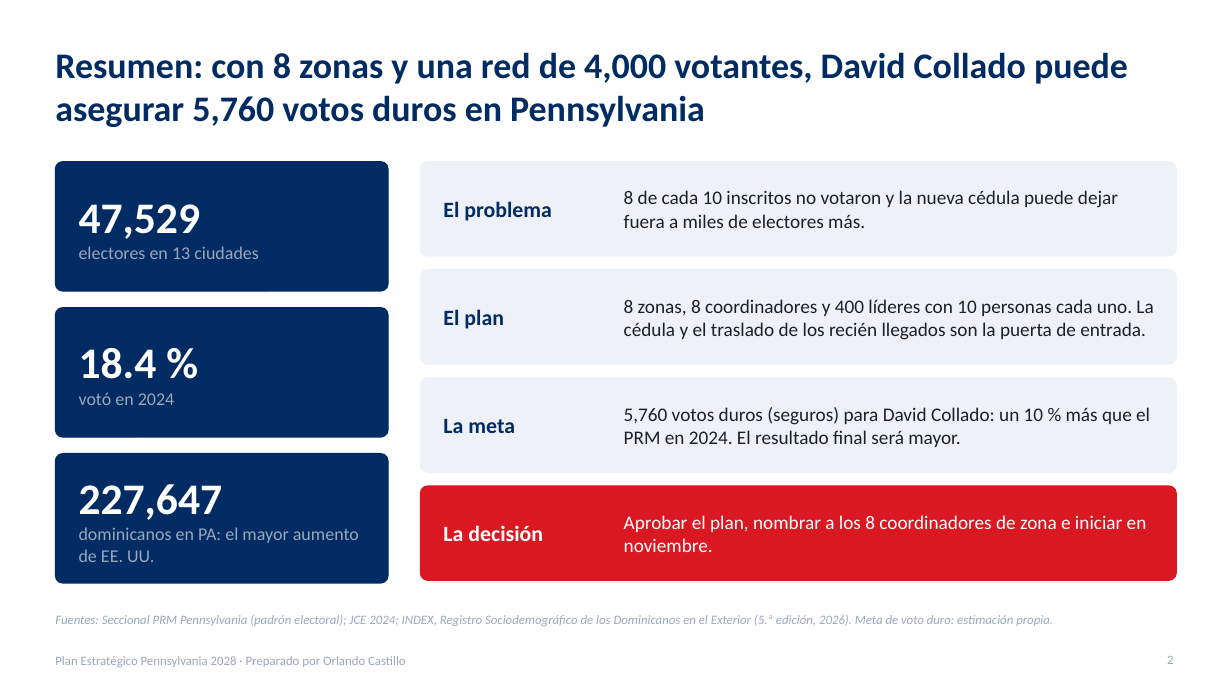
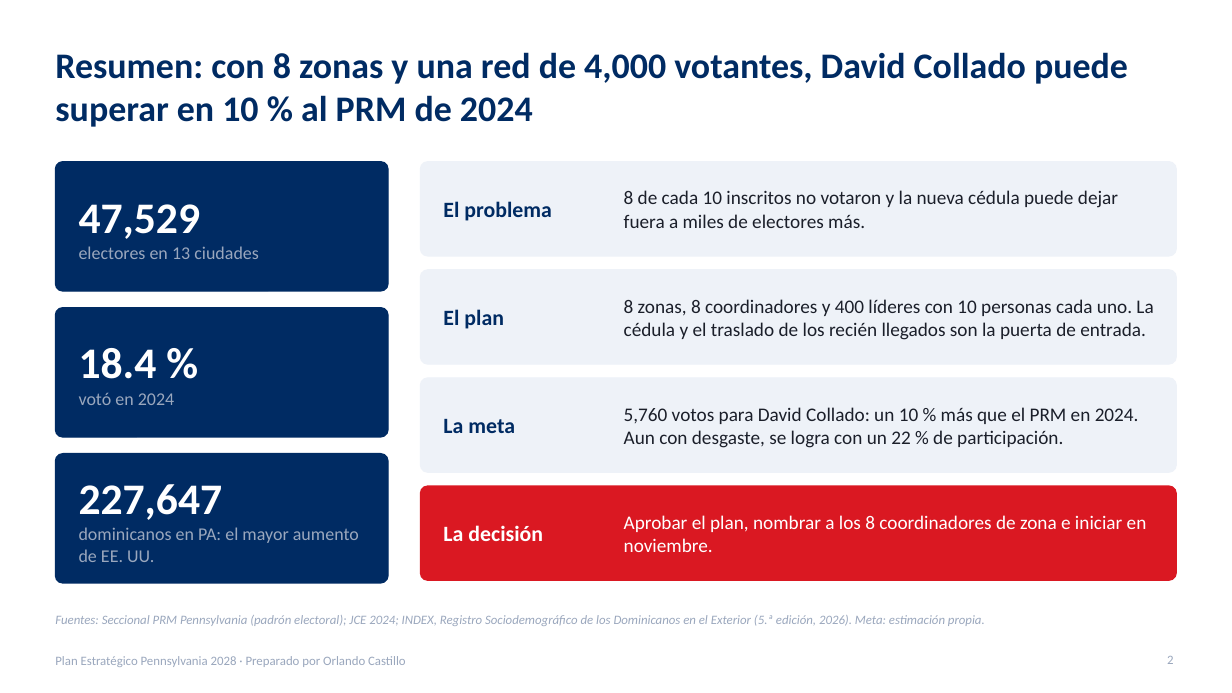
Before and after one commit to rcastillo9556/pdf-toolkit, a slide deck: slide 2 of presentaciones/Plan_Estrategico_Pennsylvania_2028.pptx. Drawn at 1232x693 pixels with LibreOffice and Linux fonts; fonts in the diff are those of the drawing. Boxes give left, top, right and bottom in pixels: in the first picture for what was removed or moved away, otherwise in the second. Text is boxed around its words. In the diff, an @@ line names an element or a change of style, - is before the commit and + after.

```diff
--- a/presentaciones/Plan_Estrategico_Pennsylvania_2028.pptx
+++ b/presentaciones/Plan_Estrategico_Pennsylvania_2028.pptx
@@ title at bbox=[55, 52, 1128, 127]: text changed @@
-Resumen: con 8 zonas y una red de 4,000 votantes, David Collado puede asegurar 5,760 votos duros en Pennsylvania
+Resumen: con 8 zonas y una red de 4,000 votantes, David Collado puede superar en 10 % al PRM de 2024
@@ text at bbox=[624, 407, 1139, 448]: text changed @@
-5,760 votos duros (seguros) para David Collado: un 10 % más que el PRM en 2024. El resultado final será mayor.
+5,760 votos para David Collado: un 10 % más que el PRM en 2024. Aun con desgaste, se logra con un 22 % de participación.
@@ text at bbox=[55, 615, 985, 626]: text changed @@
-Fuentes: Seccional PRM Pennsylvania (padrón electoral); JCE 2024; INDEX, Registro Sociodemográfico de los Dominicanos en el Exterior (5.ª edición, 2026). Meta de voto duro: estimación propia.
+Fuentes: Seccional PRM Pennsylvania (padrón electoral); JCE 2024; INDEX, Registro Sociodemográfico de los Dominicanos en el Exterior (5.ª edición, 2026). Meta: estimación propia.
```
Also in this commit, not shown: 2 other slides changed, 2 other files.
